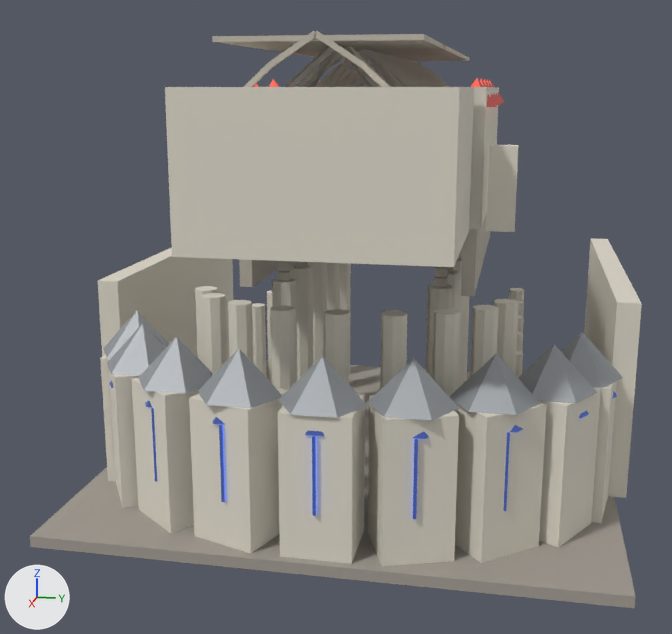
Renders of the glTF model assets/maps/notre_dame/glb/04_choir_apse.glb from each side of a commit.
Camera for both pictures: a camera (50 mm lens) standing at (117.2, 12.2, 29.9) and looking at (43.5, -2.6, 11.5). The axes (+X, +Y, +Z) are drawn at lower left. The lights are the same throughout. The first picture is the older version. Objects named as collision shapes, trigger or cutter boxes, shadow casters or lower levels of detail are left out. Vertices at exactly the same position are counted once.

Objects in the first picture: 'choir_apse_glassblue_nocol', 'choir_apse_lead_nocol', 'choir_apse_stone', 'choir_apse_stonedark', 'choir_apse_stoneshaded', 'choir_apse_stoneshaded_nocol' and 1 more.
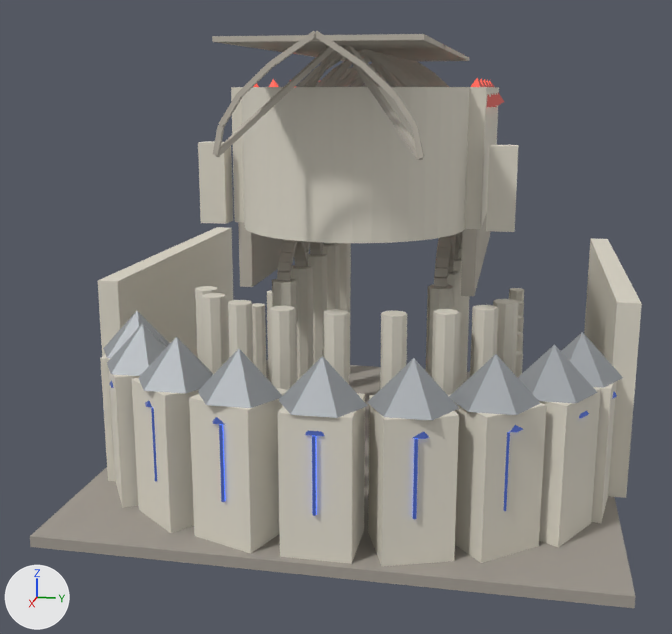
Boxes (x1, y1, x2, y2) around the edits, measured in the pictures (672 x 634 px):
part 1 of me_choir_apse_stone_mesh, cut back: before (165, 87, 474, 267); after (241, 87, 470, 243)

The change in detail:
me_choir_apse_stone_mesh is used by ob_choir_apse_stone; location (0.0, 0.0, 0.0).
me_choir_apse_stone_mesh had 656 vertices, 1196 faces and spanned x 19.2..64.5, y -20.9..20.9, z 0.0..30.0.
me_choir_apse_stone_mesh now has 732 vertices, 1348 faces and spans x 19.2..63.2, y -20.9..20.9, z 0.0..30.0.
Part 1, on me_choir_apse_stone_mesh:
6 vertices are removed from x 50.0..64.5, y -8.5..8.5, z 20.0..30.0.
12 faces are deleted.
2 vertices move from x 50.0, y -8.5, z 20.0..30.0 to x 49.2, y -7.3, z 20.0..30.0.
41 vertices are added at x 49.2..57.4, y -8.1..8.1, z 20.0.
41 new vertices lie (0.0, 0.0, 10.0) away from vertices in x 49.2..57.4, y -8.1..8.1, z 20.0.
164 new faces join them.
